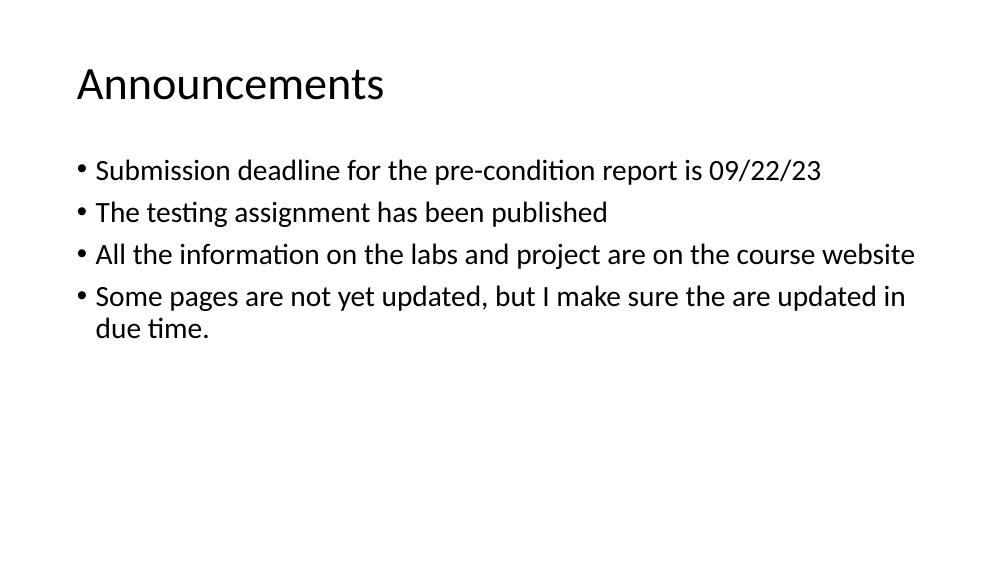
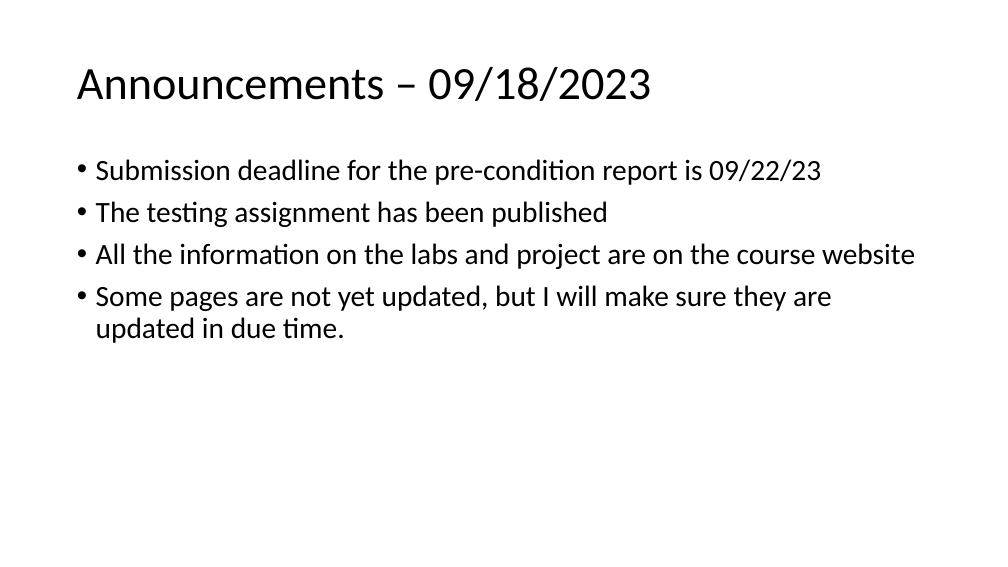
Before and after one commit to johnxu21/johnxu21.github.io, a slide deck: slide 22 of teaching/CS472/Timetable/Testing-2033-fall.pptx. Drawn at 1008x567 pixels with LibreOffice and Linux fonts; fonts in the diff are those of the drawing. Boxes give left, top, right and bottom in pixels: in the first picture for what was removed or moved away, otherwise in the second. Text is boxed around its words. In the diff, an @@ line names an element or a change of style, - is before the commit and + after.

```diff
--- a/teaching/CS472/Timetable/Testing-2033-fall.pptx
+++ b/teaching/CS472/Timetable/Testing-2033-fall.pptx
@@ title at (x1=77, y1=67, x2=651, y2=101): text changed @@
-Announcements
+Announcements – 09/18/2023
@@ text at (x1=96, y1=285, x2=832, y2=343): text changed @@
-• Some pages are not yet updated, but I make sure the are updated in due time.
+• Some pages are not yet updated, but I will make sure they are updated in due time.
```
Also in this commit, not shown: 1 other slide changed, 1 other file.
